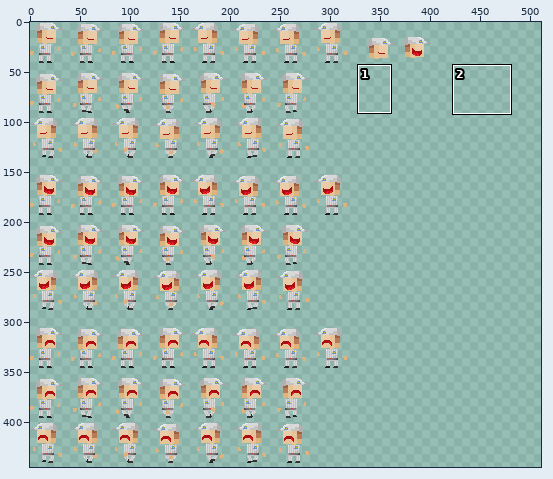
File history of a sprite sheet, SDL8_Handout/Game/rtype/Sprites.png. The picture above shows the old version from afar; the outline marks the close-up.
Close-up. Before the commit:
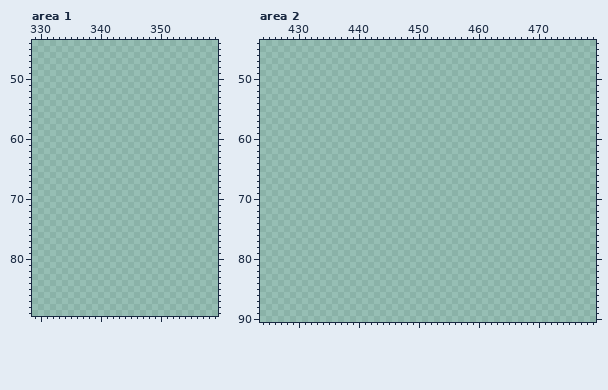
The file is 512x512 pixels. Colours within 5 levels of each other are drawn and written as one. Shown: area 1: x 329..359, y 44..89; area 2: x 424..479, y 44..90. The wide view leaves out empty margins. The commit also changed other parts of the picture, which this record leaves out.
Palette (. is transparent): 
Pixels before, area 2 (only the part around the change), first column x 424:
44 ........................................................
45 ........................................................
46 ........................................................
47 ........................................................
48 ........................................................
49 ........................................................
50 ........................................................
51 ........................................................
52 ........................................................
53 ........................................................
54 ........................................................
55 ........................................................
56 ........................................................
57 ........................................................
58 ........................................................
59 ........................................................
60 ........................................................
61 ........................................................
62 ........................................................
63 ........................................................
64 ........................................................
65 ........................................................
66 ........................................................
67 ........................................................
68 ........................................................
69 ........................................................
70 ........................................................
71 ........................................................
72 ........................................................
73 ........................................................
74 ........................................................
75 ........................................................
76 ........................................................
77 ........................................................
78 ........................................................
79 ........................................................
80 ........................................................
81 ........................................................
82 ........................................................
83 ........................................................
84 ........................................................
85 ........................................................
86 ........................................................
87 ........................................................
88 ........................................................
89 ........................................................
90 ........................................................
Now the later version:
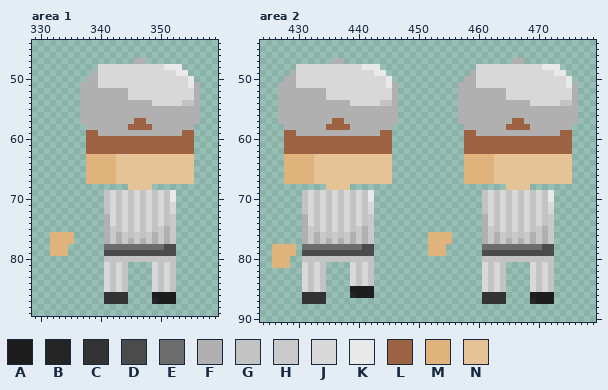
Colours new in this view: A #1d1d1d  B #262525  C #333333  D #4b4b4b  E #6c6c6c  F #b0b0b0  G #c3c3c3  H #c9c9c9  J #d8d8d8  K #e9e9e9  L #9d6242  M #dfb37b  N #e6c297
From old to new:
Changed rows in their new state; - is an unchanged pixel.
Area 1:
first column x 332:
47 --------------FF---------
48 --------JJJJJJJJJJJKKK---
49 -------FJJJJJJJJJJJJJKK--
50 ------FFJJJJJJJJJJJJJJJK-
51 -----FFFJJJJJJJJJJJJJJJKF
52 -----FFFFFFFFJJJJJJJJJJJF
53 -----FFFFFFFFJJJJJJJJJJJF
54 -----FFFFFFFFFFFFJJJJJGGF
55 -----FFFFFFFFFFFFFFFFFFFF
56 -----FFFFFFFFFFFFFFFFFFFF
57 -----FFFFFFFFFLLFFFFFFFFF
58 ------FFFFFFFLLLLFFFFFFF-
59 ------LLFFFFFFFFFFFFFFLL-
60 ------LLLLLLLLLLLLLLLLLL-
61 ------LLLLLLLLLLLLLLLLLL-
62 ------LLLLLLLLLLLLLLLLLL-
63 ------MMMMMNNNNNNNNNNNNN-
64 ------MMMMMNNNNNNNNNNNNN-
65 ------MMMMMNNNNNNNNNNNNN-
66 ------MMMMMNNNNNNNNNNNNN-
67 ------MMMMMNNNNNNNNNNNNN-
68 -------------NNNN--------
69 ---------GJGJGJGJGJGK----
70 ---------GJGJGJGJGJGK----
71 ---------GJGJGJGJGJGJ----
72 ---------GJGJGJGJGJGJ----
73 ---------FJGJGJGJGJGH----
74 ---------FJGJGJGJGJGH----
75 ---------FHGJGJGJGHFH----
76 MMMM-----FHFHGHGHFHFH----
77 MMMM-----FHFHFHFHFHFH----
78 MMM------EEEEEEEEEEDD----
79 MMM------DDDDDDDDDDDD----
80 ---------GGGGGGGGGGGG----
81 ---------JGJG----JGJG----
82 ---------JGJG----JGJG----
83 ---------JGJG----JGJG----
84 ---------JGJG----JGJG----
85 ---------JGJG----JGJG----
86 ---------CCCC----AAAA----
87 ---------CCCC----BAAA----
Area 2:
first column x 426:
47 ----------FF----------------------------FF---------
48 ----JJJJJJJJJJJKKK----------------JJJJJJJJJJJKKK---
49 ---FJJJJJJJJJJJJJKK--------------FJJJJJJJJJJJJJKK--
50 --FFJJJJJJJJJJJJJJJK------------FFJJJJJJJJJJJJJJJK-
51 -FFFJJJJJJJJJJJJJJJKF----------FFFJJJJJJJJJJJJJJJKF
52 -FFFFFFFFJJJJJJJJJJJF----------FFFFFFFFJJJJJJJJJJJF
53 -FFFFFFFFJJJJJJJJJJJF----------FFFFFFFFJJJJJJJJJJJF
54 -FFFFFFFFFFFFJJJJJGGF----------FFFFFFFFFFFFJJJJJGGF
55 -FFFFFFFFFFFFFFFFFFFF----------FFFFFFFFFFFFFFFFFFFF
56 -FFFFFFFFFFFFFFFFFFFF----------FFFFFFFFFFFFFFFFFFFF
57 -FFFFFFFFFLLFFFFFFFFF----------FFFFFFFFFLLFFFFFFFFF
58 --FFFFFFFLLLLFFFFFFF------------FFFFFFFLLLLFFFFFFF-
59 --LLFFFFFFFFFFFFFFLL------------LLFFFFFFFFFFFFFFLL-
60 --LLLLLLLLLLLLLLLLLL------------LLLLLLLLLLLLLLLLLL-
61 --LLLLLLLLLLLLLLLLLL------------LLLLLLLLLLLLLLLLLL-
62 --LLLLLLLLLLLLLLLLLL------------LLLLLLLLLLLLLLLLLL-
63 --MMMMMNNNNNNNNNNNNN------------MMMMMNNNNNNNNNNNNN-
64 --MMMMMNNNNNNNNNNNNN------------MMMMMNNNNNNNNNNNNN-
65 --MMMMMNNNNNNNNNNNNN------------MMMMMNNNNNNNNNNNNN-
66 --MMMMMNNNNNNNNNNNNN------------MMMMMNNNNNNNNNNNNN-
67 --MMMMMNNNNNNNNNNNNN------------MMMMMNNNNNNNNNNNNN-
68 ---------NNNN--------------------------NNNN--------
69 -----GJGJGJGJGJGK------------------GJGJGJGJGJGK----
70 -----GJGJGJGJGJGK------------------GJGJGJGJGJGK----
71 -----GJGJGJGJGJGJ------------------GJGJGJGJGJGJ----
72 -----GJGJGJGJGJGJ------------------GJGJGJGJGJGJ----
73 -----FJGJGJGJGJGH------------------FJGJGJGJGJGH----
74 -----FJGJGJGJGJGH------------------FJGJGJGJGJGH----
75 -----FHGJGJGJGHFH------------------FHGJGJGJGHFH----
76 -----FHFHGHGHFHFH---------MMMM-----FHFHGHGHFHFH----
77 -----FHFHFHFHFHFH---------MMMM-----FHFHFHFHFHFH----
78 MMMM-EEEEEEEEEEDD---------MMM------EEEEEEEEEEDD----
79 MMMM-DDDDDDDDDDDD---------MMM------DDDDDDDDDDDD----
80 MMM--GGGGGGGGGGGG------------------GGGGGGGGGGGG----
81 MMM--JGJG----JGJG------------------JGJG----JGJG----
82 -----JGJG----JGJG------------------JGJG----JGJG----
83 -----JGJG----JGJG------------------JGJG----JGJG----
84 -----JGJG----JGJG------------------JGJG----JGJG----
85 -----JGJG----AAAA------------------JGJG----JGJG----
86 -----CCCC----BAAA------------------CCCC----AAAA----
87 -----CCCC--------------------------CCCC----BAAA----
Boxes around the changes in both close-ups, in picture pixels (x1, y1, x2, y2):
added: (80, 58, 200, 304)
added: (50, 232, 74, 256)
added: (272, 58, 398, 304)
added: (458, 58, 578, 304)
added: (428, 232, 452, 256)
